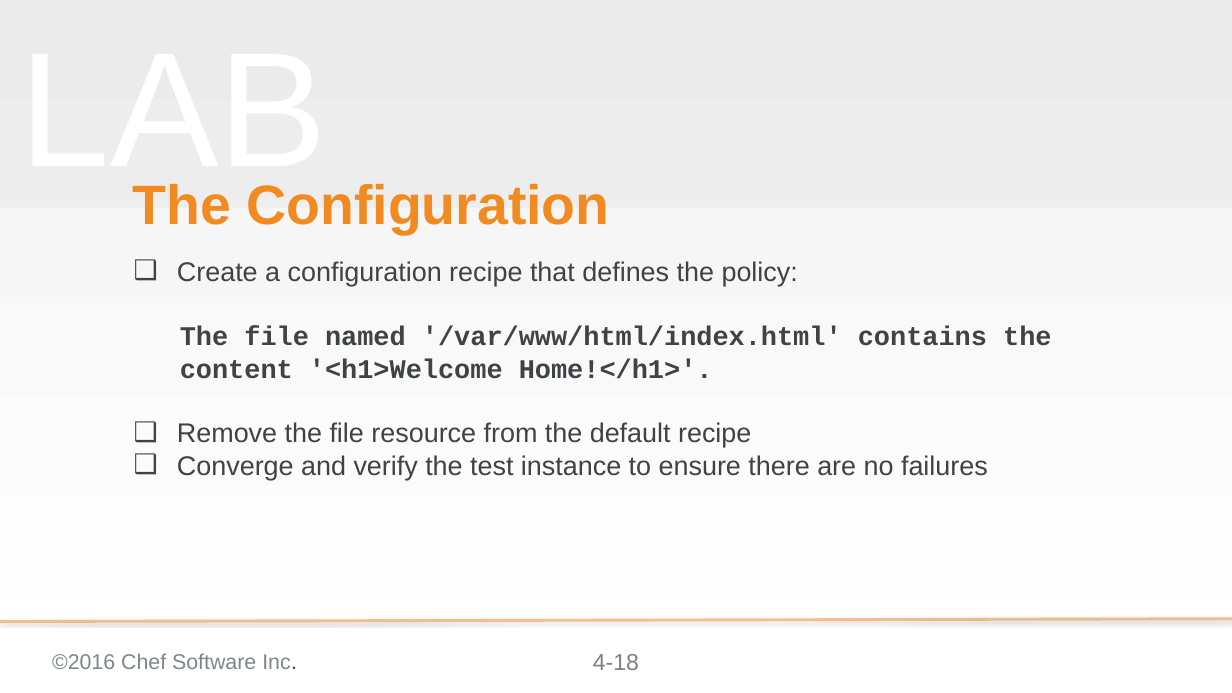
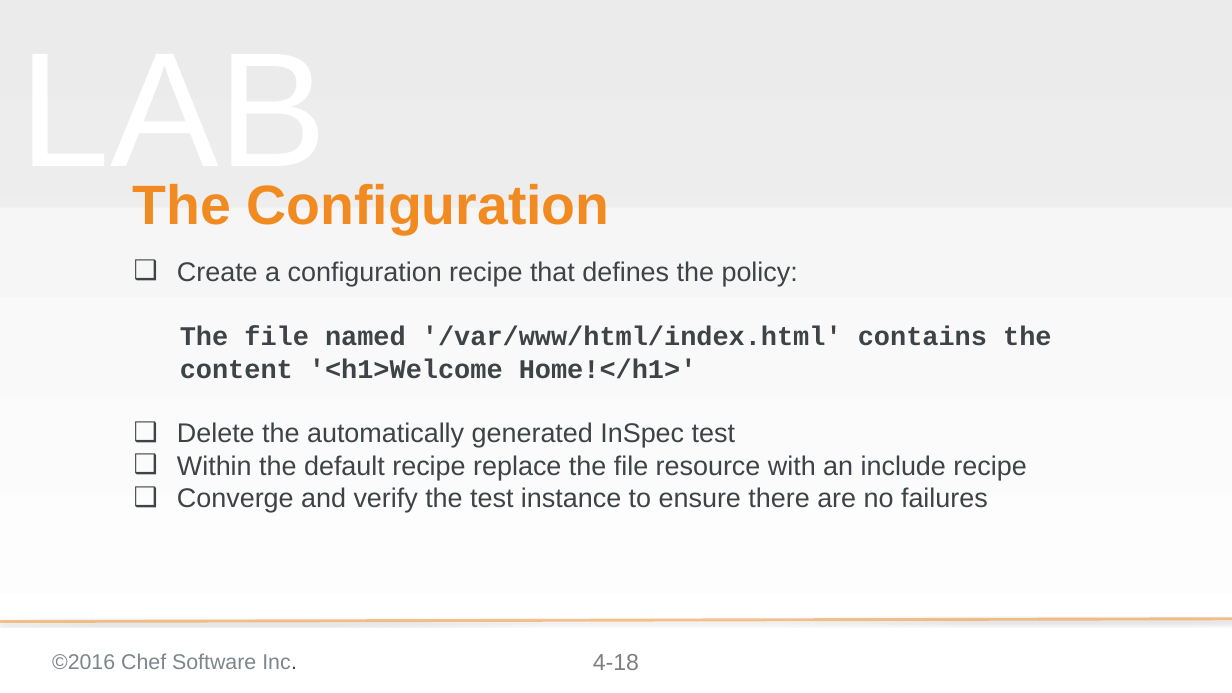
Before and after one commit to chef-training/test_driven_cookbook_development, a slide deck: slide 18 of 04-refactoring_cookbooks_with_tests.pptx. Drawn at 1232x693 pixels with LibreOffice and Linux fonts; fonts in the diff are those of the drawing; background and template pictures are left out. Boxes give left, top, right and bottom in pixels: in the first picture for what was removed or moved away, otherwise in the second. Text is boxed around its words. In the diff, an @@ line names an element or a change of style, - is before the commit and + after.

Commit message:
Updates 04 to add steps to remove test files

```diff
--- a/04-refactoring_cookbooks_with_tests.pptx
+++ b/04-refactoring_cookbooks_with_tests.pptx
@@ subtitle at [177, 326, 1051, 480]: text changed; font Courier New to Arial; bold off @@
-  The file named '/var/www/html/index.html' contains the content '<h1>Welcome Home!</h1>'.
-❑ Remove the file resource from the default recipe
+  The file named '/var/www/html/index.html' contains the content '<h1>Welcome Home!</h1>'
+❑ Delete the automatically generated InSpec test
+❑ Within the default recipe replace the file resource with an include recipe
```
Also in this commit, not shown: 6 other slides changed.
